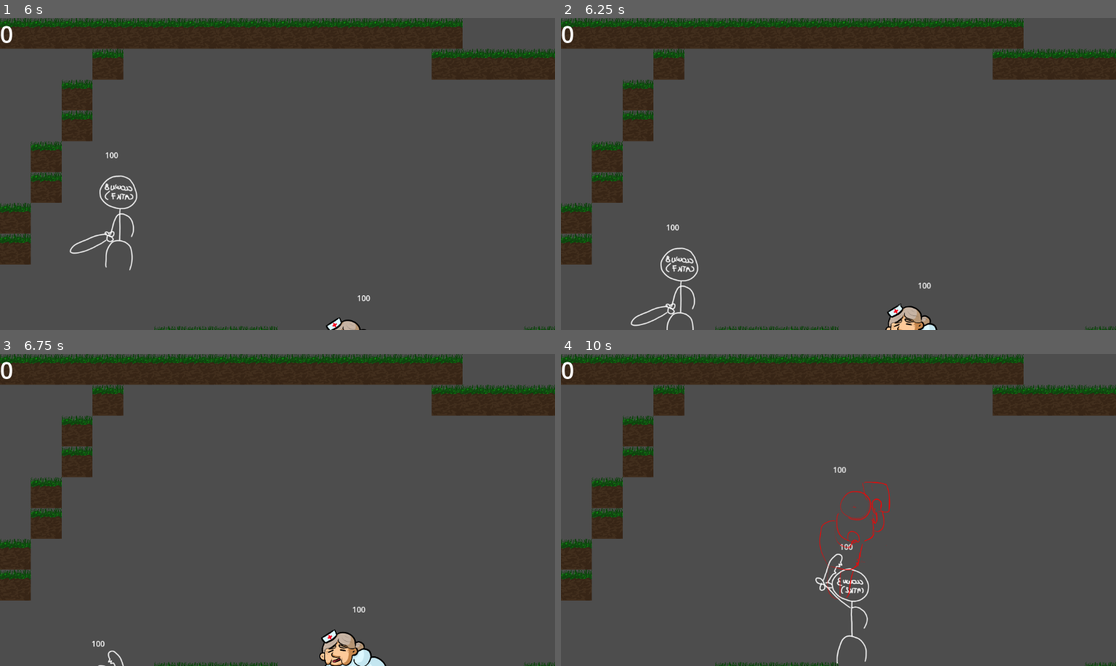
Above: before the commit, frames 1-4 (two rows, left to right).
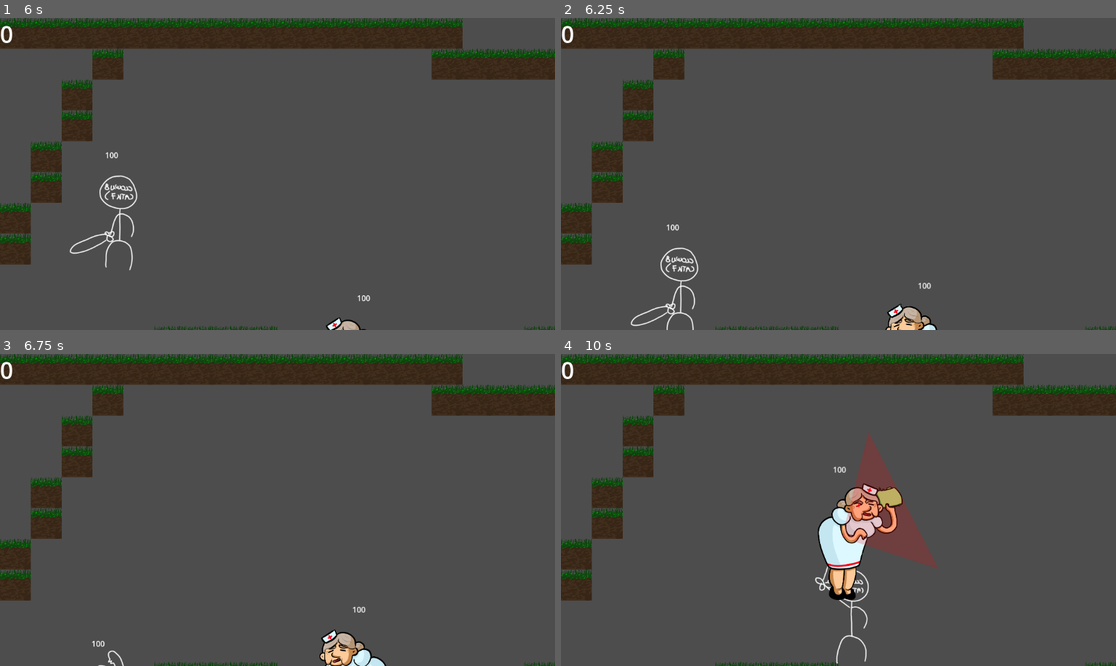
Above: after the commit, the same moments.

Repository: LorenzoFerri/GameJam2024
Game: Godot game, scene res://main_menu.tscn
Same seed, same stepped clock (60 frames per second), same inputs: the game is played once before the commit and once after it.
Inputs (mouse positions are in pixels of both pictures, inside the frame that each line leads up to):
- Up to frame 1 (6 s): click "New Game" at 0.5 s; tap Enter (next) at 1.25, 1.55, 2.1, 2.75, 3.05, 4.25, 4.35, 5.85 s; move the mouse to (399, 158) at 1.27 s; hold D (move_right) 1.28-2.03 s; click (399, 158) at 1.35 s; tap Space at 2, 3.5 s; move the mouse to (166, 189) at 2.02 s; hold S (move_down) 2.03-2.78 s; click (166, 189) at 2.3 s; move the mouse to (333, 105) at 2.77 s; hold D (move_right) 2.78-3.53 s; click (333, 105) at 2.85 s; move the mouse to (249, 236) at 3.52 s; hold W (move_up) 3.53-4.28 s; tap Shift (dash) at 3.6 s; click (249, 236) at 3.8 s; move the mouse to (444, 220) at 4.27 s; hold A (move_left) 4.28-5.78 s; move the mouse to (111, 127) at 5.02 s; click (111, 127) at 5.1 s; move the mouse to (305, 174) at 5.77 s; hold S (move_down) from 5.78 s (still down)
- Up to frame 2 (6.25 s): keep holding S (move_down)
- Up to frame 3 (6.75 s): move the mouse to (194, 432) at 6.52 s; release S (move_down) at 6.53 s; hold D (move_right) from 6.53 s (still down); click (194, 432) at 6.6 s
- Up to frame 4 (10 s): move the mouse to (960, 494) at 7.27 s; release D (move_right) at 7.28 s; hold W (move_up) 7.28-8.03 s; tap Shift (dash) at 7.35 s; tap Enter (next) at 7.55, 8.1, 9.05, 9.6 s; move the mouse to (727, 525) at 8.02 s; hold D (move_right) 8.03-8.78 s; click (727, 525) at 8.3 s; move the mouse to (894, 441) at 8.77 s; hold S (move_down) 8.78-9.53 s; click (894, 441) at 8.85 s; move the mouse to (810, 572) at 9.52 s; hold A (move_left) from 9.53 s (still down); click (810, 572) at 9.8 s

Frame 1 is identical in both runs. In frame 2, less than 0.1% of the frame differs, in the area x 58-68%, y 84-100%; in frame 3, 0.1%; in frame 4, 4.9%, in the area x 45-68%, y 25-100%.

Commit message:
visible hitbox and fixes

Diff:
--- a/components/AIComponent.gd
+++ b/components/AIComponent.gd
@@ -10,6 +10,7 @@
 
 @onready var sprite = get_parent().get_node("Sprite")
 @onready var hitbox: Area2D = get_parent().get_node("Hitbox")
+@onready var hitbox_polygon = get_parent().get_node("HitboxPolygon")
 
 # Called when the node enters the scene tree for the first time.
 func _ready():
@@ -45,6 +46,9 @@
 		for body in hitbox.get_overlapping_bodies():
 			hit_body(body)
 
+	if sprite.get_frame() == 5:
+		hitbox_polygon.visible = true
+
 func hit_body(body):
 	if body.get_name() != "Player":
 		return
--- a/enemies/Infermiera.gd
+++ b/enemies/Infermiera.gd
@@ -11,6 +11,7 @@
 @onready var sprite = $Sprite
 @onready var AI_component = $AIComponent
 @onready var hit_box = $Hitbox
+@onready var hit_box_polygon = $HitboxPolygon
 @onready var attack_cooldown: Timer = $AttackCooldown
 
 @export var target: Node2D
@@ -38,16 +39,24 @@
 	navigation_agent.target_position = movement_target
 
 func _physics_process(delta):
+	set_movement_target(target.global_position)
 	if navigation_agent.is_navigation_finished():
 		if not AI_component.is_attacking:
+			hit_box_polygon.visible = false
 			AI_component.start_attack()
+			if global_position.direction_to(target.global_position).x > 0:
+				sprite.scale.x = abs(sprite.scale.x)
+			else:
+				sprite.scale.x = abs(sprite.scale.x) * -1
 			hit_box.look_at(target.global_position)
+			hit_box_polygon.look_at(target.global_position)
 		return
 
 	if AI_component.is_attacking:
 		return
 
 	hit_box.look_at(target.global_position)
+	hit_box_polygon.visible = false
 
 	var current_agent_position: Vector2 = global_position
 	var next_path_position: Vector2 = navigation_agent.get_next_path_position()
--- a/enemies/Infermiera.tscn
+++ b/enemies/Infermiera.tscn
@@ -1,15 +1,15 @@
 [gd_scene load_steps=19 format=3 uid="uid://dga6iu5hdvowr"]
 
 [ext_resource type="Script" path="res://enemies/Infermiera.gd" id="1_rwjce"]
-[ext_resource type="Texture2D" uid="uid://dri3spfvc0ybl" path="res://assets/nurse/attack/IMG_1410.PNG" id="2_shiom"]
+[ext_resource type="Texture2D" uid="uid://bhqngpklb8628" path="res://assets/nurse/attack/IMG_1427.png" id="2_b12na"]
 [ext_resource type="PackedScene" uid="uid://dgqnxg0fofywc" path="res://components/AIComponent.tscn" id="2_y4oc6"]
-[ext_resource type="Texture2D" uid="uid://do07w1n1kff43" path="res://assets/nurse/attack/IMG_1411.PNG" id="3_mbnee"]
-[ext_resource type="Texture2D" uid="uid://p08hbbh7tpki" path="res://assets/nurse/attack/IMG_1412.PNG" id="4_fner2"]
-[ext_resource type="Texture2D" uid="uid://cfdbfxniv3t3x" path="res://assets/nurse/attack/IMG_1413.PNG" id="5_sydsb"]
-[ext_resource type="Texture2D" uid="uid://d277onckikd38" path="res://assets/nurse/attack/IMG_1414.PNG" id="6_trixx"]
-[ext_resource type="Texture2D" uid="uid://wt6nlx6mn2fa" path="res://assets/nurse/attack/IMG_1415.PNG" id="7_wv242"]
-[ext_resource type="Texture2D" uid="uid://bhcvi48hdxqab" path="res://assets/nurse/attack/IMG_1416.PNG" id="8_r8obs"]
-[ext_resource type="Texture2D" uid="uid://bv7cdj4xvm63g" path="res://assets/nurse/attack/IMG_1417.png" id="9_76pqb"]
+[ext_resource type="Texture2D" uid="uid://cjpww6187x4hl" path="res://assets/nurse/attack/IMG_1428.png" id="3_umuto"]
+[ext_resource type="Texture2D" uid="uid://bnesbw0lui3a3" path="res://assets/nurse/attack/IMG_1429.png" id="4_pvvp4"]
+[ext_resource type="Texture2D" uid="uid://d1ka50u1b7y34" path="res://assets/nurse/attack/IMG_1430.png" id="5_af4vn"]
+[ext_resource type="Texture2D" uid="uid://2nt0wer1wg6w" path="res://assets/nurse/attack/IMG_1431.png" id="6_fbxkq"]
+[ext_resource type="Texture2D" uid="uid://bssy5gh8iamnm" path="res://assets/nurse/attack/IMG_1432.png" id="7_al5cj"]
+[ext_resource type="Texture2D" uid="uid://bo000wu4kmdp1" path="res://assets/nurse/attack/IMG_1433.png" id="8_5c3qx"]
+[ext_resource type="Texture2D" uid="uid://kc086lit71b6" path="res://assets/nurse/attack/IMG_1434.png" id="9_8v52k"]
 [ext_resource type="Texture2D" uid="uid://brchk0cnj8hgs" path="res://assets/nurse/walk_cycle/IMG_1420.PNG" id="10_rl2yj"]
 [ext_resource type="Texture2D" uid="uid://cv1lmbke0akrj" path="res://assets/nurse/walk_cycle/IMG_1421.PNG" id="11_ndw0e"]
 [ext_resource type="Texture2D" uid="uid://babjv1gbq2yj8" path="res://assets/nurse/walk_cycle/IMG_1422.PNG" id="12_cd62v"]
@@ -24,35 +24,35 @@
 animations = [{
 "frames": [{
 "duration": 1.0,
-"texture": ExtResource("2_shiom")
+"texture": ExtResource("2_b12na")
 }, {
 "duration": 1.0,
-"texture": ExtResource("3_mbnee")
+"texture": ExtResource("3_umuto")
 }, {
 "duration": 1.0,
-"texture": ExtResource("4_fner2")
+"texture": ExtResource("4_pvvp4")
 }, {
 "duration": 1.0,
-"texture": ExtResource("5_sydsb")
+"texture": ExtResource("5_af4vn")
 }, {
 "duration": 1.0,
-"texture": ExtResource("6_trixx")
+"texture": ExtResource("6_fbxkq")
 }, {
 "duration": 1.0,
-"texture": ExtResource("7_wv242")
+"texture": ExtResource("7_al5cj")
 }, {
 "duration": 1.0,
-"texture": ExtResource("8_r8obs")
+"texture": ExtResource("8_5c3qx")
 }, {
 "duration": 1.0,
-"texture": ExtResource("8_r8obs")
+"texture": ExtResource("8_5c3qx")
 }, {
 "duration": 1.0,
-"texture": ExtResource("9_76pqb")
+"texture": ExtResource("9_8v52k")
 }],
 "loop": true,
 "name": &"attack",
-"speed": 8.0
+"speed": 9.0
 }, {
 "frames": [{
 "duration": 1.0,
@@ -85,7 +85,8 @@
 position = Vector2(1, 2)
 scale = Vector2(0.5, 0.5)
 sprite_frames = SubResource("SpriteFrames_m8h5w")
-animation = &"walk"
+animation = &"attack"
+frame_progress = 0.275832
 offset = Vector2(150, 0)
 
 [node name="AIComponent" parent="." instance=ExtResource("2_y4oc6")]
@@ -107,5 +108,10 @@
 offset_bottom = -130.0
 text = "100"
 
+[node name="HitboxPolygon" type="Polygon2D" parent="."]
+visible = false
+color = Color(1, 0, 0, 0.196078)
+polygon = PackedVector2Array(-1, -1, 148, -171, 148, 149)
+
 [connection signal="healed_damage" from="HealthComponent" to="." method="update_health"]
 [connection signal="took_damage" from="HealthComponent" to="." method="update_health"]
--- a/features/player/Player.gd
+++ b/features/player/Player.gd
@@ -110,3 +110,7 @@
 
 func set_on_frenzy(val: bool):
 	print("On Frenzy")
+
+
+func _on_health_component_is_dead():
+	get_tree().quit()
--- a/features/player/Player.tscn
+++ b/features/player/Player.tscn
@@ -114,4 +114,5 @@
 [connection signal="animation_finished" from="AnimatedSprite2D" to="." method="_on_animated_sprite_2d_animation_finished"]
 [connection signal="frame_changed" from="AnimatedSprite2D" to="." method="_on_animated_sprite_2d_frame_changed"]
 [connection signal="healed_damage" from="HealthComponent" to="." method="update_health"]
+[connection signal="is_dead" from="HealthComponent" to="." method="_on_health_component_is_dead"]
 [connection signal="took_damage" from="HealthComponent" to="." method="update_health"]
--- a/game.gd
+++ b/game.gd
@@ -14,7 +14,6 @@
 
 # Called every frame. 'delta' is the elapsed time since the previous frame.
 func _physics_process(delta):
-	$Infermiera.set_movement_target(player.global_position)
 	decrease_frenzy(delta / 2)
 
 func increase_frenzy(val: float):
Binary file removed: assets/nurse/attack/IMG_1410.PNG
Binary file removed: assets/nurse/attack/IMG_1411.PNG
Binary file removed: assets/nurse/attack/IMG_1412.PNG
Binary file removed: assets/nurse/attack/IMG_1413.PNG
Binary file removed: assets/nurse/attack/IMG_1414.PNG
Binary file removed: assets/nurse/attack/IMG_1415.PNG
Binary file removed: assets/nurse/attack/IMG_1416.PNG
Binary file removed: assets/nurse/attack/IMG_1417.png
Binary file added: assets/nurse/attack/IMG_1427.png
Not shown, changed: assets/nurse/attack/IMG_1427.png.import
Binary file added: assets/nurse/attack/IMG_1428.png
Not shown, changed: assets/nurse/attack/IMG_1428.png.import
(and 12 more such lines)
